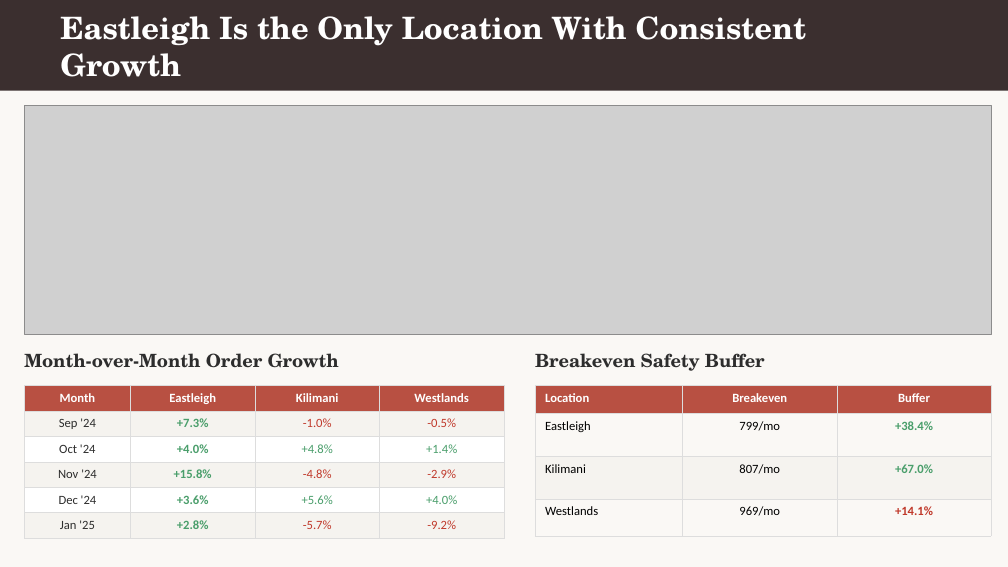
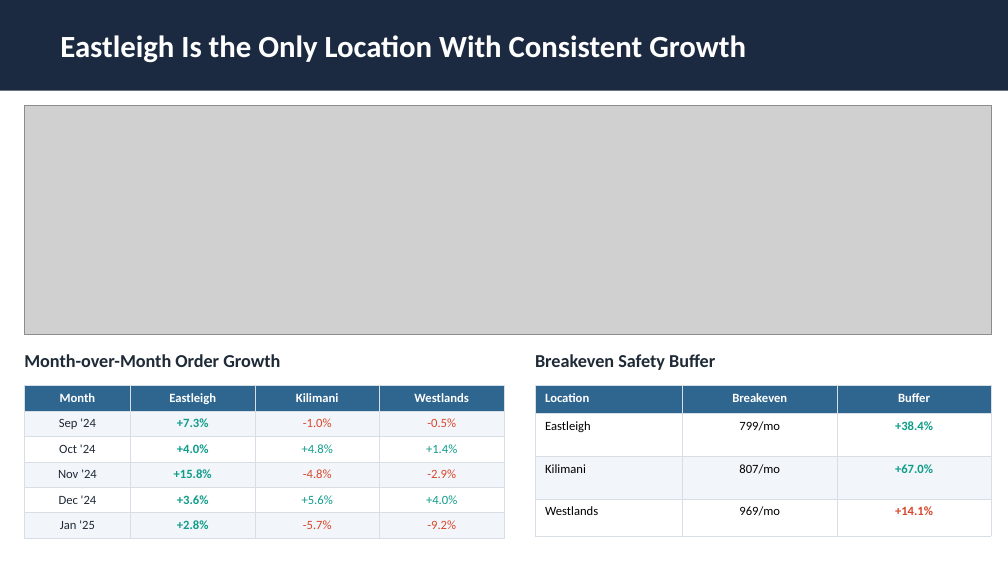
Before and after one commit to Diana-Injelwa/Quickbites-Case-Study, a slide deck: slide 6 of Quickbites Analysis.pptx. Drawn at 1008x567 pixels with LibreOffice and Linux fonts; fonts in the diff are those of the drawing; grey boxes stand for pictures. Boxes give left, top, right and bottom in pixels: in the first picture for what was removed or moved away, otherwise in the second. Text is boxed around its words. In the diff, an @@ line names an element or a change of style, - is before the commit and + after.

```diff
--- a/Quickbites Analysis.pptx
+++ b/Quickbites Analysis.pptx
@@ background #FAF8F5 to #FFFFFF @@
@@ rectangle at box(0, 0, 1008, 91): fill #3B2F2F to #1B2A41 @@
@@ text "Eastleigh Is the Only Location ..." at box(60, 35, 746, 63): font TeX Gyre Schola to Calibri @@
@@ text "Month-over-Month Order Growth" at box(24, 354, 280, 367): font TeX Gyre Schola to Calibri, text colour #2D2D2D to #1F2A37 @@
@@ text "Breakeven Safety Buffer" at box(535, 354, 715, 370): font TeX Gyre Schola to Calibri, text colour #2D2D2D to #1F2A37 @@
@@ table at box(24, 386, 505, 537) @@
@@ fill #B85042 to #2F6690 in row 1 @@
@@ fill #F5F3EF to #F2F5F9 in 12 cells @@
@@ text colour #2D2D2D to #1F2A37 in "Sep '24", "Oct '24", "Nov '24", "Dec '24" and 1 more places @@
@@ text colour #4A9E6B to #0F9D8A in "+7.3%", "+4.0%", "+4.8%", "+1.4%" and 5 more places @@
@@ text colour #C0392B to #D9472B in "-1.0%", "-0.5%", "-4.8%", "-2.9%" and 2 more places @@
@@ borders changed @@
@@ table at box(535, 386, 991, 536) @@
@@ fill #B85042 to #2F6690 in row 1 @@
@@ fill #F5F3EF to #F2F5F9 in row 3 @@
@@ text colour #4A9E6B to #0F9D8A in "+38.4%", "+67.0%" @@
@@ text colour #C0392B to #D9472B in "+14.1%" @@
@@ borders changed @@
```
Also in this commit, not shown: 9 other slides changed.
